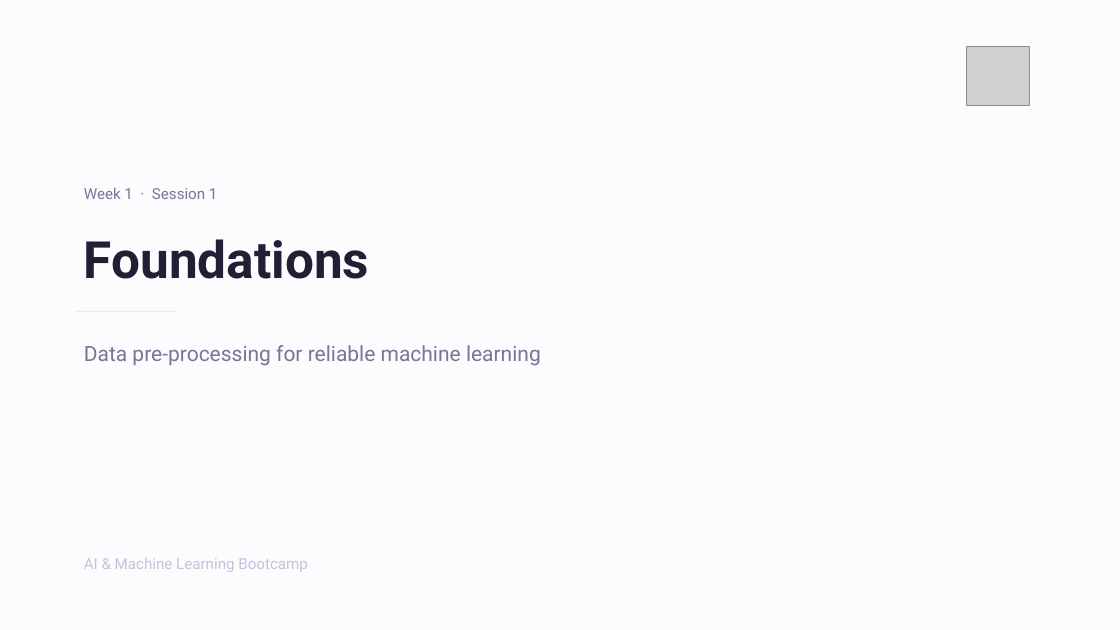
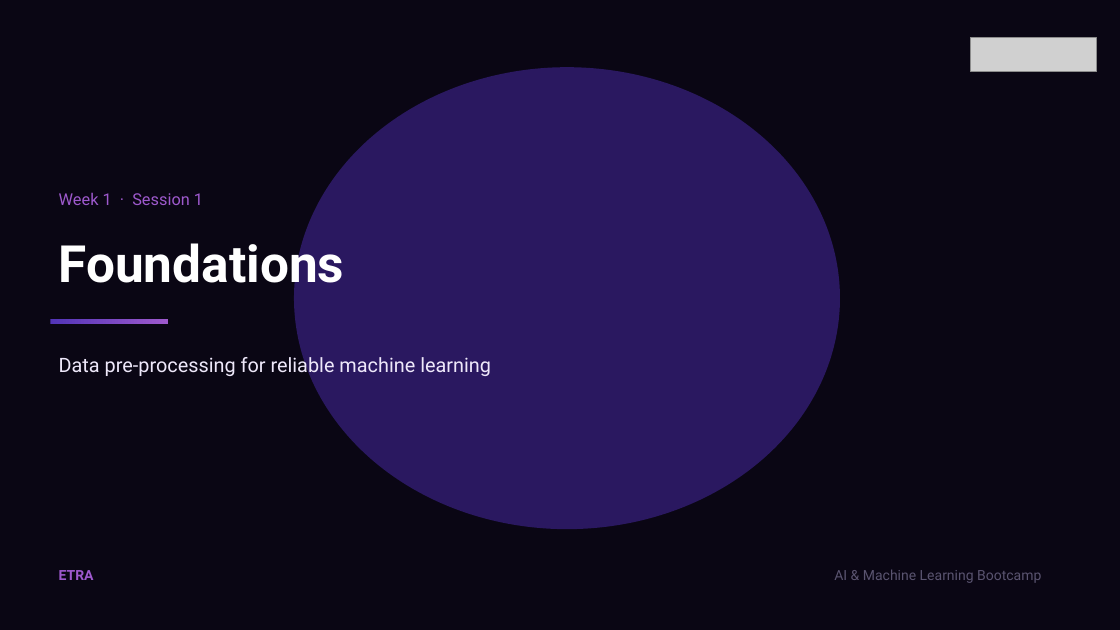
Before and after one commit to iksasa15/AI-ML, a slide deck: slide 1 of web-presentation/pdf-exports/Week1-Session1-Foundations.pptx. Drawn at 1120x630 pixels with LibreOffice and Linux fonts; fonts in the diff are those of the drawing; grey boxes stand for pictures. Boxes give left, top, right and bottom in pixels: in the first picture for what was removed or moved away, otherwise in the second. Text is boxed around its words. In the diff, an @@ line names an element or a change of style, - is before the commit and + after.

Commit message:
feat: update PowerPoint templates and scripts to align with ETRA Design System v1.0, enhancing visual consistency and usability

```diff
--- a/web-presentation/pdf-exports/Week1-Session1-Foundations.pptx
+++ b/web-presentation/pdf-exports/Week1-Session1-Foundations.pptx
@@ background #FCFBFE to #0A0614 @@
@@ picture removed at (x1=966, y1=46, x2=1030, y2=105) @@
@@ picture added at (x1=970, y1=38, x2=1097, y2=71) @@
@@ ellipse added at (x1=294, y1=67, x2=840, y2=529), fill #2A1860 @@
@@ text "Week 1 · Session 1" moved from (x1=84, y1=187, x2=218, y2=199) to (x1=59, y1=193, x2=203, y2=205) @@
@@ text "Week 1 · Session 1" at (x1=59, y1=193, x2=203, y2=205): size 13 to 14 pt, text colour #7A7496 to #9E59CD @@
@@ text "Foundations" moved from (x1=84, y1=239, x2=370, y2=279) to (x1=59, y1=235, x2=345, y2=295) @@
@@ text "Foundations" at (x1=59, y1=235, x2=345, y2=295): text colour #221E36 to #FFFFFF @@
@@ rectangle resized from (x1=76, y1=311, x2=176, y2=312) to (x1=50, y1=319, x2=168, y2=324) @@
@@ rectangle at (x1=50, y1=319, x2=168, y2=324): fill #E8E4F2 to gradient #5234B7 to #9E59CD @@
@@ text "Data pre-processing for reliable machine ..." moved from (x1=84, y1=345, x2=541, y2=366) to (x1=59, y1=354, x2=491, y2=378) @@
@@ text "Data pre-processing for reliable machine ..." at (x1=59, y1=354, x2=491, y2=378): size 18 to 17 pt, text colour #7A7496 to #EEE8FA @@
@@ text "AI & Machine Learning Bootcamp" moved from (x1=84, y1=558, x2=308, y2=572) to (x1=834, y1=569, x2=1041, y2=583) @@
@@ text "AI & Machine Learning Bootcamp" at (x1=834, y1=569, x2=1041, y2=583): size 13 to 12 pt, text colour #C8C0DE to #5A5470; alignment left to right @@
@@ text added at (x1=59, y1=570, x2=94, y2=580), 12 pt, text #9E59CD, bold @@
+ETRA
```
Also in this commit, not shown: 12 other slides changed, 24 other files.
